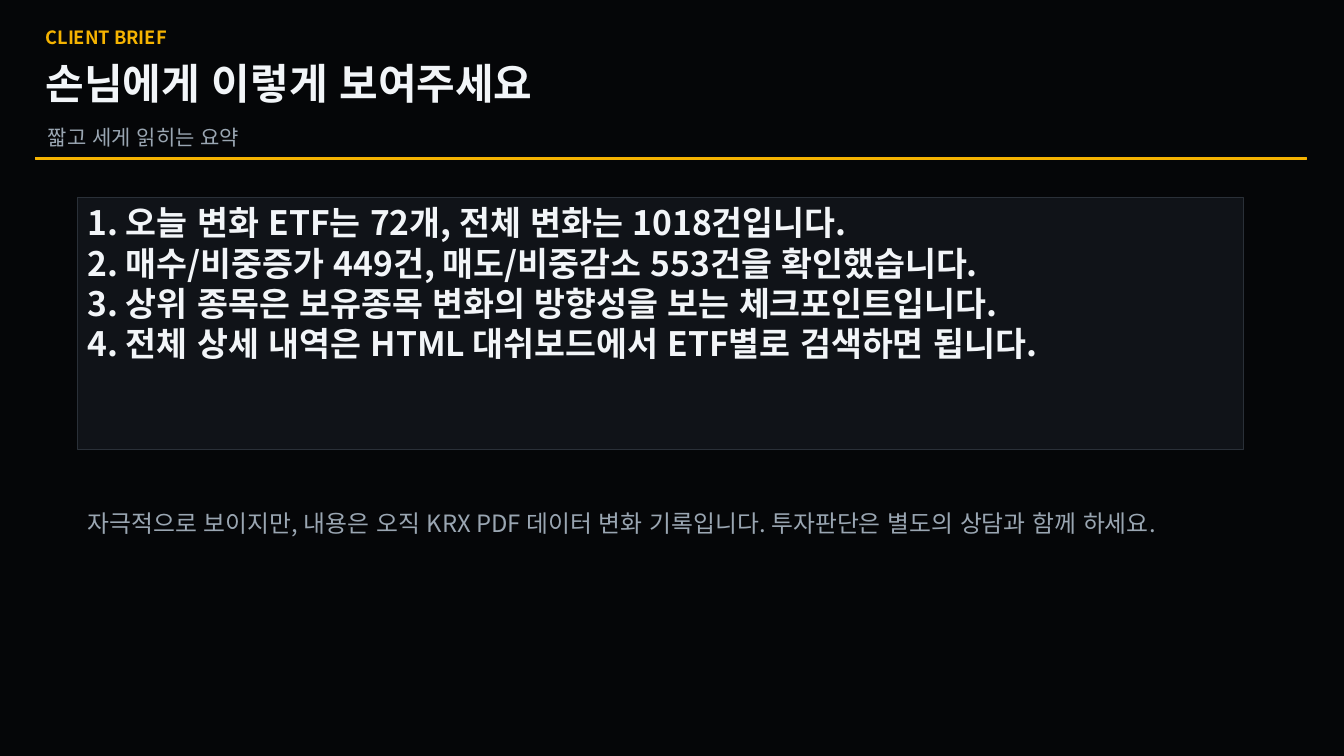
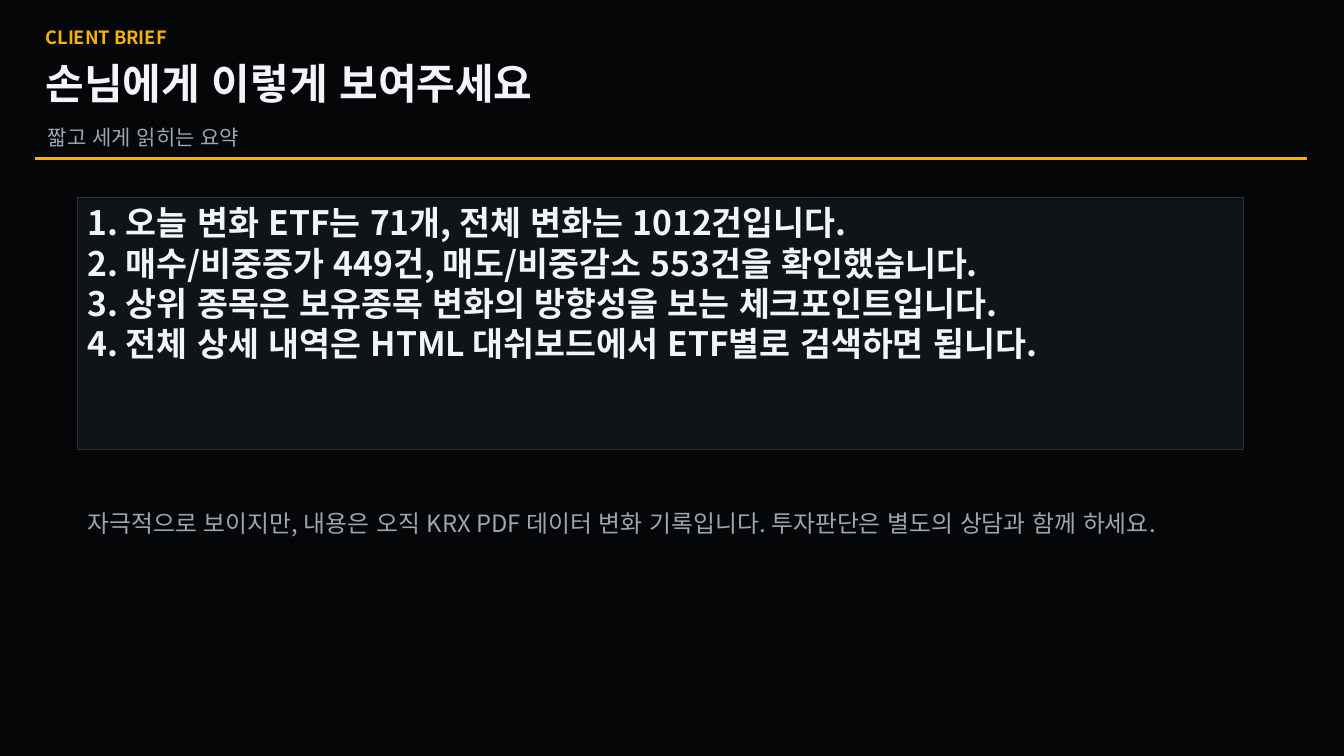
Before and after one commit to se2in/ETF_KRX, a slide deck: slide 5 of docs/latest_changes.pptx. Drawn at 1344x756 pixels with LibreOffice and Linux fonts; fonts in the diff are those of the drawing. Boxes give left, top, right and bottom in pixels: in the first picture for what was removed or moved away, otherwise in the second. Text is boxed around its words. In the diff, an @@ line names an element or a change of style, - is before the commit and + after.

```diff
--- a/docs/latest_changes.pptx
+++ b/docs/latest_changes.pptx
@@ text in rectangle at (88, 206, 847, 242): text changed @@
-1. 오늘 변화 ETF는 72개, 전체 변화는 1018건입니다.
+1. 오늘 변화 ETF는 71개, 전체 변화는 1012건입니다.
```
Also in this commit, not shown: 2 other slides changed, 3 other files.
